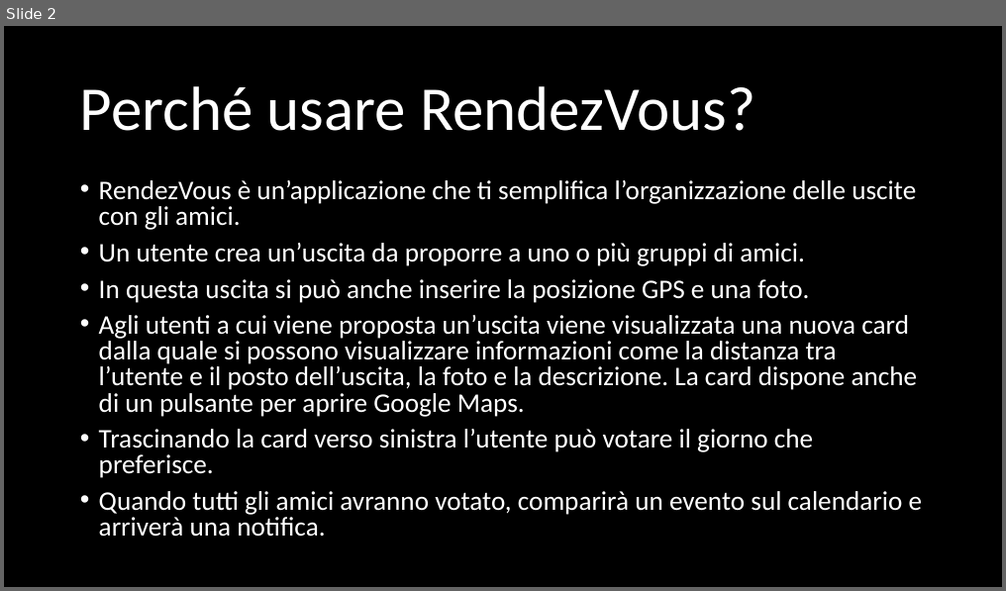
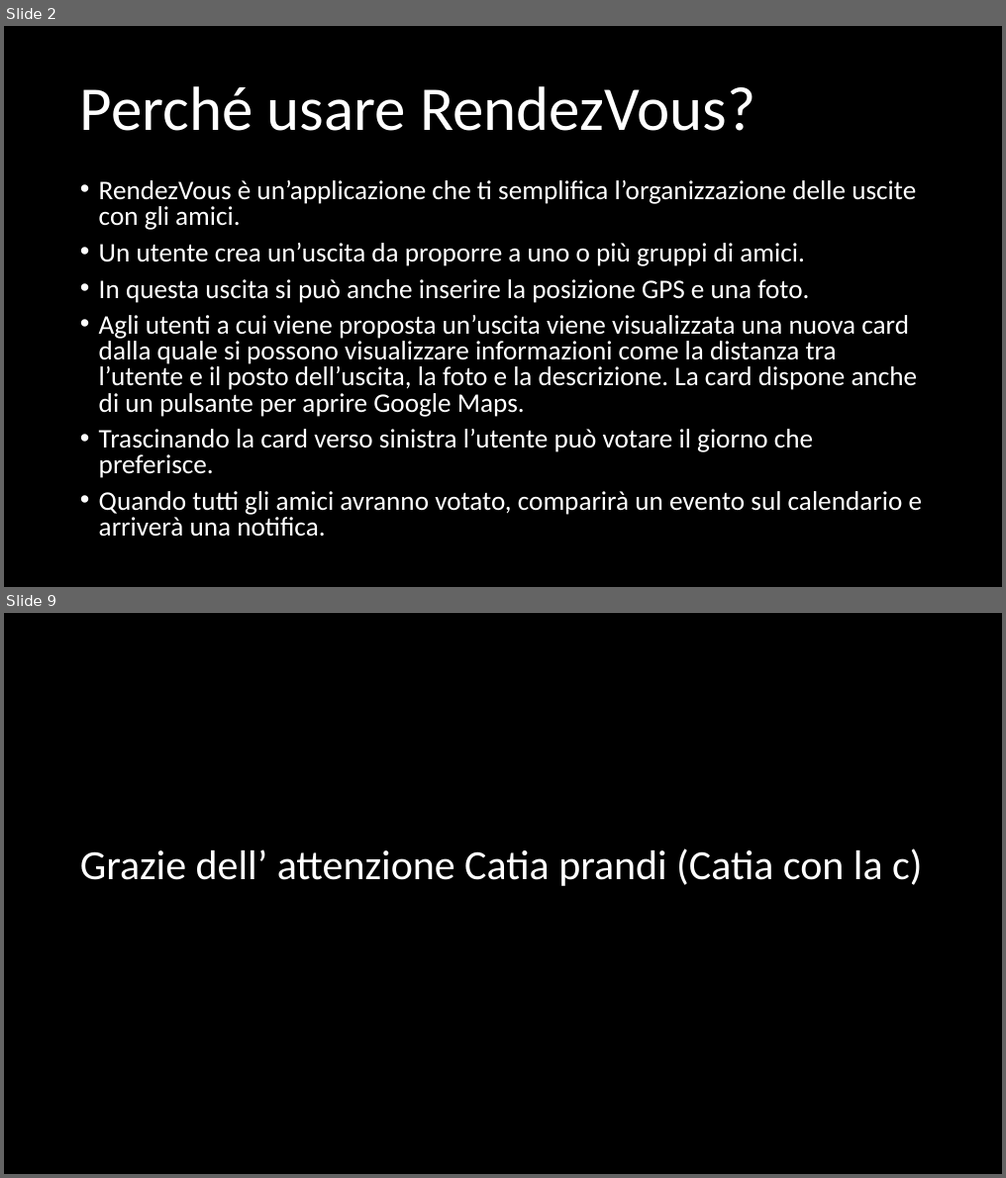
Before and after one commit to Sofy24/RendezVous, a slide deck: RendezVous.pptx. Shown one above the other, each under a label of ours: slide 2 before the commit, slides 2 and 9 after it; the slides between them are not shown. The pictures are 1006x591 and 1006x1178 pixels, drawn with LibreOffice and Linux fonts; fonts in the diff are those of the drawing; background and template pictures are left out. Boxes give left, top, right and bottom in pixels: in the first picture for what was removed or moved away, otherwise in the second. Text is boxed around its words. In the diff, an @@ line names an element or a change of style, - is before the commit and + after.

```diff
--- a/RendezVous.pptx
+++ b/RendezVous.pptx
@@ slide 9 added at (4,613,1002,1174), background picture (left out) @@
@@ title added at (80,849,922,886), 40 pt, text #FFFFFF @@
+Grazie dell’ attenzione Catia prandi (Catia con la c)
```
Also in this commit, not shown: 1 slide changed, 4 other slides added.
